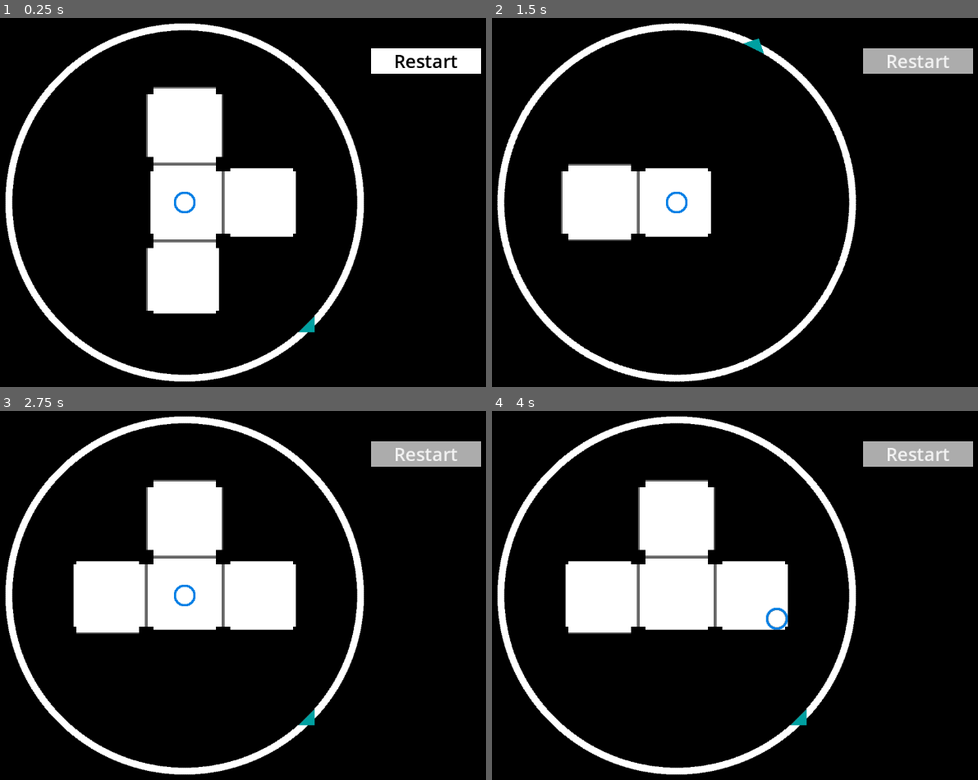
Above: before the commit, frames 1-4 (two rows, left to right).
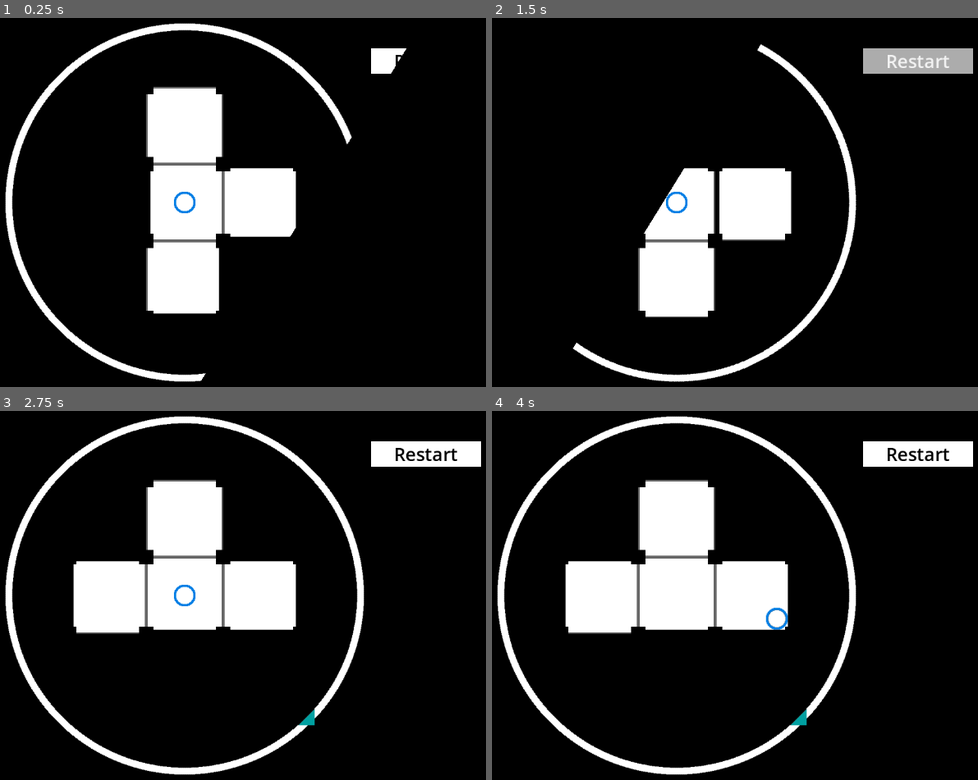
Above: after the commit, the same moments.

Repository: entityJY/hyperedi
Game: Godot game, scene res://hyperplane_dungeon/dungeon.tscn
The game is run twice, just before and just after one commit, with the same random seed, the same clock (stepped at 60 frames per second) and the same inputs.
Inputs:
- Up to frame 1 (0.25 s): no input
- Up to frame 2 (1.5 s): click "Restart" at 0.5 s; click "Restart" at 1.25 s
- Up to frame 3 (2.75 s): click "Restart" at 2 s
- Up to frame 4 (4 s): hold D (right) 2.78-3.53 s; hold S (down) from 3.53 s (still down)

The runs differ from the first frame. In frame 1, 2.5% of the frame differs, in the area x 41-99%, y 8-99%; in frame 2, 13%, in the area x 1-75%, y 1-99%; in frame 3, 1.5%; in frame 4, 1.5%.

Commit message:
Add fades between level restart

Diff:
--- a/hyperplane_dungeon/dungeon.gd
+++ b/hyperplane_dungeon/dungeon.gd
@@ -140,6 +140,8 @@
 	generate_maze(starting_tile.hyperplane_node)
 	enable_tile(starting_tile, Vector2i(1, 1))
 
+	SceneTransition.fade_in()
+
 
 func _on_top_down_walls_body_entered(body: Node2D) -> void:
 	if body != player:
@@ -159,4 +161,6 @@
 
 
 func _on_hyper_plan_renderer_restart_button_pressed() -> void:
+	SceneTransition.fade_out()
+	await SceneTransition.animation_finished
 	get_tree().reload_current_scene()
--- a/hyperplane_dungeon/dungeon.tscn
+++ b/hyperplane_dungeon/dungeon.tscn
@@ -4,7 +4,7 @@
 [ext_resource type="PackedScene" uid="uid://spoimkjbcyv0" path="res://hyperplane_dungeon/tile.tscn" id="2_wr07t"]
 [ext_resource type="PackedScene" uid="uid://km87gubjh8f7" path="res://player/player.tscn" id="3_3j2vp"]
 [ext_resource type="Script" uid="uid://ddleohfmvmqec" path="res://hyperplane_dungeon/compass.gd" id="4_plkp4"]
-[ext_resource type="PackedScene" uid="uid://b4kjjca31tduk" path="res://hyper_plan_renderer.tscn" id="5_pa1cj"]
+[ext_resource type="PackedScene" uid="uid://b4kjjca31tduk" path="res://ui/ui.tscn" id="5_pa1cj"]
 
 [sub_resource type="Gradient" id="Gradient_wr07t"]
 colors = PackedColorArray(0, 0, 0, 1, 0, 0, 0, 1)
--- a/project.godot
+++ b/project.godot
@@ -14,6 +14,10 @@
 run/main_scene="uid://bd1pg3xhngavn"
 config/features=PackedStringArray("4.7")
 config/icon="res://icon.svg"
+
+[autoload]
+
+SceneTransition="*uid://dbx3uu0nqg4ds"
 
 [display]
 
--- /dev/null
+++ b/scene_transition/scene_transition.gd
@@ -0,0 +1,15 @@
+extends CanvasLayer
+class_name SceneFade
+
+@export var animation_player: AnimationPlayer
+
+signal animation_finished()
+
+func fade_in() -> void:
+	animation_player.play("fade_in")
+
+func fade_out() -> void:
+	animation_player.play("fade_out")
+
+func _on_animation_player_animation_finished(anim_name: StringName) -> void:
+	animation_finished.emit()
--- /dev/null
+++ b/scene_transition/scene_transition.tscn
@@ -0,0 +1,72 @@
+[gd_scene format=3 uid="uid://dbx3uu0nqg4ds"]
+
+[ext_resource type="Script" uid="uid://v8tprs1ww3dc" path="res://scene_transition/scene_transition.gd" id="1_1tgxw"]
+
+[sub_resource type="Animation" id="Animation_1tgxw"]
+length = 0.001
+tracks/0/type = "value"
+tracks/0/imported = false
+tracks/0/enabled = true
+tracks/0/path = NodePath("Polygon2D:position")
+tracks/0/interp = 1
+tracks/0/loop_wrap = true
+tracks/0/keys = {
+"times": PackedFloat32Array(0),
+"transitions": PackedFloat32Array(1),
+"update": 0,
+"values": [Vector2(0, 0)]
+}
+
+[sub_resource type="Animation" id="Animation_nsdte"]
+resource_name = "fade_in"
+length = 0.39999999999999997
+tracks/0/type = "value"
+tracks/0/imported = false
+tracks/0/enabled = true
+tracks/0/path = NodePath("Polygon2D:position")
+tracks/0/interp = 2
+tracks/0/loop_wrap = true
+tracks/0/keys = {
+"times": PackedFloat32Array(0, 0.4),
+"transitions": PackedFloat32Array(1, 1),
+"update": 0,
+"values": [Vector2(0, 0), Vector2(1600, 0)]
+}
+
+[sub_resource type="Animation" id="Animation_yc5g4"]
+resource_name = "fade_out"
+length = 0.39999999999999997
+tracks/0/type = "value"
+tracks/0/imported = false
+tracks/0/enabled = true
+tracks/0/path = NodePath("Polygon2D:position")
+tracks/0/interp = 2
+tracks/0/loop_wrap = true
+tracks/0/keys = {
+"times": PackedFloat32Array(0, 0.4),
+"transitions": PackedFloat32Array(1, 1),
+"update": 0,
+"values": [Vector2(-1600, 0), Vector2(0, 0)]
+}
+
+[sub_resource type="AnimationLibrary" id="AnimationLibrary_1tgxw"]
+_data = {
+&"RESET": SubResource("Animation_1tgxw"),
+&"fade_in": SubResource("Animation_nsdte"),
+&"fade_out": SubResource("Animation_yc5g4")
+}
+
+[node name="SceneTransition" type="CanvasLayer" unique_id=256597221 node_paths=PackedStringArray("animation_player")]
+layer = 3
+script = ExtResource("1_1tgxw")
+animation_player = NodePath("AnimationPlayer")
+
+[node name="Polygon2D" type="Polygon2D" parent="." unique_id=755164870]
+z_index = 10
+color = Color(0, 0, 0, 1)
+polygon = PackedVector2Array(0, 0, 1552, 0, 1152, 648, -400, 648)
+
+[node name="AnimationPlayer" type="AnimationPlayer" parent="." unique_id=1565375608]
+libraries/ = SubResource("AnimationLibrary_1tgxw")
+
+[connection signal="animation_finished" from="AnimationPlayer" to="." method="_on_animation_player_animation_finished"]
--- a/hyper_plan_renderer.tscn
+++ b/ui/ui.tscn
@@ -1,6 +1,6 @@
 [gd_scene format=3 uid="uid://b4kjjca31tduk"]
 
-[ext_resource type="Script" uid="uid://bh281ev2jv00f" path="res://hyper_plan_renderer.gd" id="1_t1rqr"]
+[ext_resource type="Script" uid="uid://bh281ev2jv00f" path="res://ui/ui.gd" id="1_t1rqr"]
 
 [sub_resource type="StyleBoxEmpty" id="StyleBoxEmpty_pa1cj"]
 
Not shown, added: scene_transition/scene_transition.gd.uid
Renamed: hyper_plan_renderer.gd -> ui/ui.gd
Renamed: hyper_plan_renderer.gd.uid -> ui/ui.gd.uid
